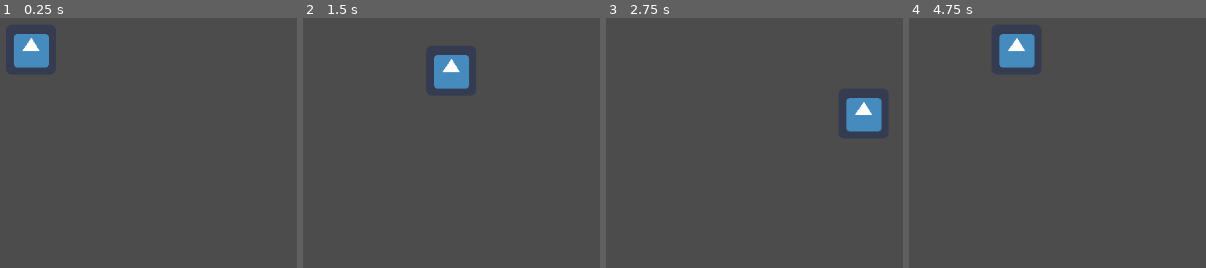
Above: before the commit, frames 1-4 (left to right).
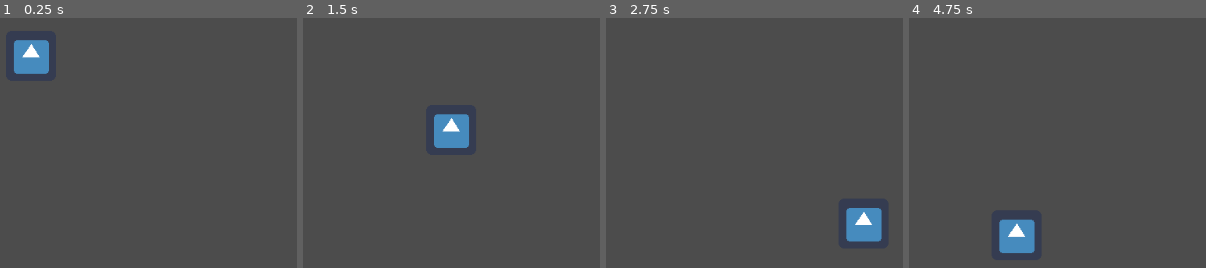
Above: after the commit, the same moments.

Repository: Florian-DELRIEU/Godot-Test
Game: Godot game, scene res://Scenes/scene01.tscn
Same seed, same stepped clock (60 frames per second), same inputs: the game is played once before the commit and once after it. The engine's default icon, where the game draws it, is replaced by a stand-in: a white triangle on a blue panel in a dark square.
Inputs:
- Up to frame 1 (0.25 s): no input
- Up to frame 2 (1.5 s): hold Right (ui_right) 0.53-1.28 s; hold Shift (Shift) 0.53-1.28 s; hold Down (ui_down) from 1.28 s (still down); tap Shift (Shift) at 1.35 s
- Up to frame 3 (2.75 s): release Down (ui_down) at 2.03 s; hold Right (ui_right) from 2.03 s (still down); hold Shift (Shift) from 2.03 s (still down)
- Up to frame 4 (4.75 s): release Right (ui_right) at 2.78 s; release Shift (Shift) at 2.78 s; hold Up (ui_up) 2.78-3.53 s; tap Shift (Shift) at 2.85, 4.35 s; hold Shift (Shift) 3.53-4.28 s; hold Left (ui_left) from 3.53 s (still down)

The runs differ from the first frame. In frame 1, 0.9% of the frame differs, in the area x 4-17%, y 6-23%; in frame 2, 3.2%; in frame 3, 3.3%; in frame 4, 3.3%, in the area x 30-43%, y 6-94%.

Commit message:
add Gravity and cumulative direction

Diff:
--- a/Codes/Player.gd
+++ b/Codes/Player.gd
@@ -2,20 +2,27 @@
 
 var vel = Vector2()
 var speed
+const GRAVITY = 9.81 + 10
 
 func _process(delta):
+	pass
+
+func _physics_process(delta):
 	vel.x = 0
-	vel.y = 0
-	speed = 200 if Input.is_action_pressed("Shift") else 100
+	vel.y += GRAVITY * delta
+	mouvement_loop(delta)
 
-	if Input.is_action_pressed("ui_right"):  # detecte le mapping de touche "ui_right"
-		vel.x += speed
-	if Input.is_action_pressed("ui_left"):
-		vel.x -= speed
-	if Input.is_action_pressed("ui_down"):
-		vel.y += speed
-	if Input.is_action_pressed("ui_up"):
-		vel.y -= speed
+func mouvement_loop(delta):
+	var speed = 200 if Input.is_action_pressed("Shift") else 100
+	var right = Input.is_action_pressed("ui_right") # detecte le mapping de touche "ui_right"
+	var left  = Input.is_action_pressed("ui_left")
+	var down  = Input.is_action_pressed("ui_down")
+	var up    = Input.is_action_pressed("ui_up")
+
+	var dirX = int(right) - int(left)
+	var dirY = int(down) - int(up) + GRAVITY * delta
+	print(dirX, " , ", dirY)
+
+	vel.x = speed*dirX
+	vel.y = speed*dirY
 	move_and_slide(vel) # bouge le slide de la vitesse :vel:
-
-	print("Speed :", vel.x," , ", vel.y)
